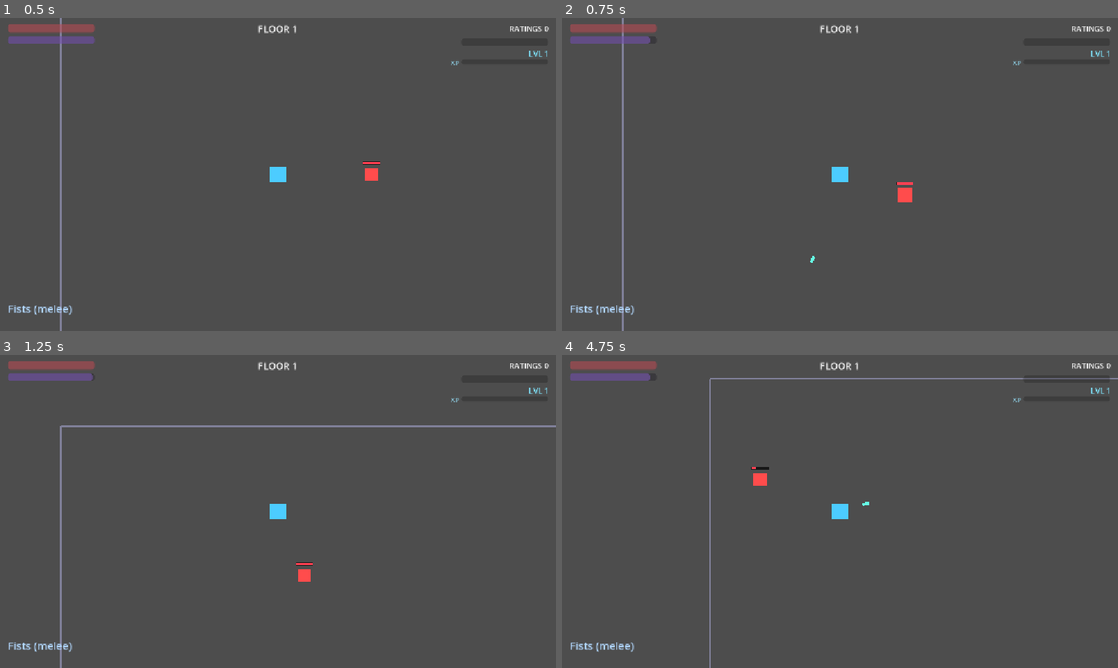
Above: before the commit, frames 1-4 (two rows, left to right).
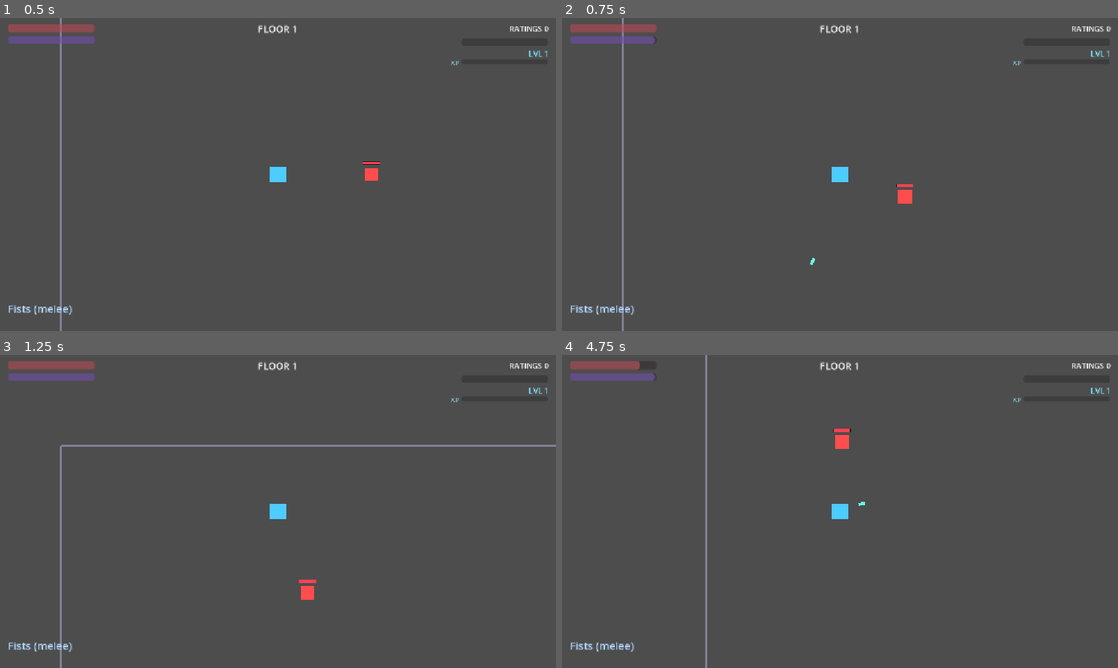
Above: after the commit, the same moments.

Repository: nderman/dungeon-grinder-cal
Game: Godot game, scene res://Main.tscn
Two runs of this game, one before a commit and one after it. Both use one fixed random seed, a clock stepped at 60 frames per second and the inputs below. This scene is started directly instead of the project's main scene.
Inputs (mouse positions are in pixels of both pictures, inside the frame that each line leads up to):
- Up to frame 1 (0.5 s): no input
- Up to frame 2 (0.75 s): tap Enter (ui_accept) at 0.5 s; move the mouse to (812, 237) at 0.52 s; hold W (move_up) from 0.53 s (still down); hold Q (nano) from 0.53 s (still down)
- Up to frame 3 (1.25 s): keep holding W (move_up); keep holding Q (nano); tap Enter (ui_accept) at 0.77 s
- Up to frame 4 (4.75 s): move the mouse to (1006, 558) at 1.27 s; release Q (nano) at 1.28 s; tap Down (aim_down) at 1.35 s; tap Enter (ui_accept) at 1.52, 3.02, 3.77, 4.52 s; tap Q (nano) at 1.55, 3.05, 4.55 s; move the mouse to (673, 464) at 2.02 s; release W (move_up) at 2.03 s; hold Q (nano) 2.03-2.78 s; hold A (move_left) 2.03-3.53 s; tap Left (aim_left) at 2.1 s; move the mouse to (867, 511) at 2.77 s; tap Right (aim_right) at 2.85 s; move the mouse to (756, 433) at 3.52 s; hold S (move_down) 3.53-4.28 s; hold Q (nano) 3.53-4.28 s; tap Up (aim_up) at 3.6 s; move the mouse to (962, 495) at 4.27 s; hold D (move_right) from 4.28 s (still down); tap Space (dash) at 4.35 s

Frame 1 is identical in both runs. In frame 2, 0.1% of the frame differs, in the area x 15-64%, y 5-79%; in frame 3, 1.5%, in the area x 10-100%, y 5-79%; in frame 4, 1.3%.

Commit message:
DCC stat rescale: base 4, points matter, climb to 100+
Stats now use DCC magnitudes — base 4 (4=average human) instead of base 10, with
race/class bonuses scaled down (Brawler +5/+2 → +3/+1 → STR 7, CON 5). Small numbers
mean each level-up attribute point is a meaningful jump (~+25% at low values), and stats
can climb to 100+ on deep floors (balanced by floor-depth enemy scaling).

Every per-stat coefficient was re-derived to HOLD the current start-of-run outputs, so
early game plays exactly like the balance we just tuned:
- HP = CON×10 (~50), mana = INT×12 (~48), DR = CON×3.6% (18%), speed 300+DEX×12.5 (350)
- melee ×(1+STR·0.107) keeps the old ×1.75; ranged ×(1+INT·0.125) keeps ×1.5
- spread −DEX·1.1, dash i-frames +DEX·0.025, CHA ratings ×(1+CHA·0.05), mana regen +5%/INT
Enemy HP/damage left unscaled, so lethality is unchanged at the start.

Validated: Human Brawler start outputs match the old scale (HP 50 / DR 18% / ×1.5 ranged).

Co-Authored-By: Claude Opus 4.7 (1M context) <noreply@anthropic.com>

Diff:
--- a/game-client/components/ManaComponent.gd
+++ b/game-client/components/ManaComponent.gd
@@ -11,18 +11,18 @@
 var current_regen_rate: float = 5.0
 
 func initialize_mana(int_stat: int) -> void:
-	max_mana = int_stat * 5.0
+	max_mana = int_stat * 12.0   # DCC scale: INT ~4 → ~48 (held from the old INT×5 at INT 10)
 	current_mana = max_mana
-	current_regen_rate = base_regen_rate * (1.0 + (int_stat * 0.02))
+	current_regen_rate = base_regen_rate * (1.0 + (int_stat * 0.05))
 	SignalBus.mana_updated.emit(current_mana, max_mana)
 
 # Grow the pool from an INT change without a free refill (mirrors HealthComponent.set_max_hearts).
 func set_max_mana(int_stat: int) -> void:
-	var new_max := int_stat * 5.0
+	var new_max := int_stat * 12.0
 	var delta := new_max - max_mana
 	max_mana = new_max
 	current_mana = clampf(current_mana + maxf(0.0, delta), 0.0, max_mana)
-	current_regen_rate = base_regen_rate * (1.0 + (int_stat * 0.02))
+	current_regen_rate = base_regen_rate * (1.0 + (int_stat * 0.05))
 	SignalBus.mana_updated.emit(current_mana, max_mana)
 
 func _physics_process(delta: float) -> void:
--- a/game-client/components/ProtectionComponent.gd
+++ b/game-client/components/ProtectionComponent.gd
@@ -1,11 +1,11 @@
 # ProtectionComponent.gd
 # Probabilistic Damage Resistance (DR). On a successful roll, ONE heart is ignored
 # (the satisfying "Clink!"). Sits between the Hitbox and the HealthComponent.
-#   Total DR% = (CON * 1.5) + flat gear DR, capped at 75%.
+#   Total DR% = (CON * 3.6) + flat gear DR, capped at 75%.  (DCC scale: CON ~5 → 18%, as before.)
 extends Node2D
 class_name ProtectionComponent
 
-const DR_PER_CON := 1.5
+const DR_PER_CON := 3.6   # CON 5 → 18% (held from the old CON 12 × 1.5); caps at 75% (~CON 21+)
 const DR_CAP := 75.0
 
 var base_dr: float = 0.0   # set by Player from CON: CON * DR_PER_CON
--- a/game-client/data/ClassData.gd
+++ b/game-client/data/ClassData.gd
@@ -5,27 +5,27 @@
 
 const CLASSES := {
 	"Technomancer": {
-		"bonuses": {"INT": 5, "DEX": 2},
+		"bonuses": {"INT": 3, "DEX": 1},
 		"active": "Fireball", "passive": "Efficient Code (-15% mana costs)",
 	},
 	"BioPaladin": {
-		"bonuses": {"CON": 5, "CHA": 2},
+		"bonuses": {"CON": 3, "CHA": 1},
 		"active": "Holy Shield", "passive": "Martyr's Hype (gain Ratings when hit)",
 	},
 	"Brawler": {
-		"bonuses": {"STR": 5, "CON": 2},
+		"bonuses": {"STR": 3, "CON": 1},
 		"active": "Ground Slam", "passive": "Iron Fist (+20% melee damage)",
 	},
 	"GlitchWitch": {
-		"bonuses": {"DEX": 4, "INT": 3},
+		"bonuses": {"DEX": 2, "INT": 2},
 		"active": "Blink", "passive": "Data Corruption (skills slow enemies)",
 	},
 	"GravityGlitcher": {
-		"bonuses": {"INT": 4, "DEX": 3},
+		"bonuses": {"INT": 2, "DEX": 2},
 		"active": "Null-G Singularity", "passive": "Low-G Training (+dash distance)",
 	},
 	"Scavenger": {
-		"bonuses": {"CHA": 5, "DEX": 2},
+		"bonuses": {"CHA": 3, "DEX": 1},
 		"active": "Loot Sense", "passive": "Extreme Coupons (-20% shop prices)",
 	},
 }
--- a/game-client/data/RaceData.gd
+++ b/game-client/data/RaceData.gd
@@ -9,19 +9,19 @@
 		"passive": "Viewer's Choice: stronger build-aware loot tailoring (2.0x vs 1.5x).",
 	},
 	"Ogre": {
-		"bonuses": {"CON": 5},
+		"bonuses": {"CON": 3},
 		"passive": "Ponderous Might: 100% melee knockback; move speed -20%.",
 	},
 	"Cat": {
-		"bonuses": {"DEX": 5, "CHA": 2},
+		"bonuses": {"DEX": 3, "CHA": 1},
 		"passive": "Audience Darling: faster Hype gen; chance to Hiss-stun adjacent mobs.",
 	},
 	"Trollkin": {
-		"bonuses": {"STR": 5},
+		"bonuses": {"STR": 3},
 		"passive": "Biological Patch: regen 1 heart after 10s without taking damage.",
 	},
 	"AeroWraith": {
-		"bonuses": {"DEX": 5},
+		"bonuses": {"DEX": 3},
 		"passive": "Phasing Flight: ignore floor hazards; dash briefly through walls.",
 	},
 }
--- a/game-client/entities/player/Player.gd
+++ b/game-client/entities/player/Player.gd
@@ -28,11 +28,13 @@
 const BOLT_SCENE := preload("res://entities/projectiles/GlitchBolt.tscn")
 var _can_fire: bool = true
 var _can_melee: bool = true
-const MELEE_DMG_PER_STR := 0.05     # +5% melee damage per STR (in line with ranged's per-INT)
-const MELEE_KNOCK_PER_STR := 4.0    # +4px knockback per STR
-const RANGED_DMG_PER_INT := 0.05    # +5% ranged damage per INT
-const SPREAD_PER_DEX := 0.9         # DEX tightens the weapon's base spread
-const DASH_IFRAME_PER_DEX := 0.01   # +0.1s i-frames at DEX 10
+# Coefficients are on the DCC stat scale (start ~4-7): chosen so a starting build's outputs match
+# the old base-10 balance, but each point now matters ~2.5× more and stats climb to 100+.
+const MELEE_DMG_PER_STR := 0.107    # STR 7 → ×1.75 melee (held from the old STR 15 ×1.75)
+const MELEE_KNOCK_PER_STR := 8.0    # +8px knockback per STR (was 4 at the old scale)
+const RANGED_DMG_PER_INT := 0.125   # INT 4 → ×1.5 ranged (held from old INT 10 ×1.5)
+const SPREAD_PER_DEX := 1.1         # DEX tightens the weapon's base spread (DEX ~8 ≈ old DEX 10)
+const DASH_IFRAME_PER_DEX := 0.025  # +0.1s i-frames at DEX 4
 const MELEE_SWEEP_TIME := 0.18      # melee hit-sample window (matches the MeleeSwing VFX)
 var _melee_fx: MeleeSwing            # reused sweep VFX, created on spawn
 var _inventory_panel: InventoryPanel  # toggled with the inventory key
@@ -73,16 +75,16 @@
 func _derive_vitals(full: bool) -> void:
 	var con := int(current_stats["CON"])
 	var intel := int(current_stats["INT"])
-	# HP pool = CON × 4 (≈ the old "1 heart / 5 CON" × 20 HP-per-heart). A continuous pool lets
-	# damage/heals/regen be granular and shows as a smooth bar.
+	# HP pool = CON × 10 on the DCC stat scale (CON ~5 at start → ~50 HP, same as before; grows a
+	# lot as CON climbs). Mana = INT × 12 (INT ~4 → ~48). A continuous pool keeps heals/regen granular.
 	if full:
-		health_comp.initialize_health(con * 4)
-		mana_comp.initialize_mana(intel)                   # 5 mana / INT
+		health_comp.initialize_health(con * 10)
+		mana_comp.initialize_mana(intel)
 	else:
-		health_comp.set_max_hearts(con * 4)
+		health_comp.set_max_hearts(con * 10)
 		mana_comp.set_max_mana(intel)
 	protection_comp.base_dr = con * ProtectionComponent.DR_PER_CON
-	base_speed = 300.0 + (current_stats["DEX"] * 5.0)
+	base_speed = 300.0 + (current_stats["DEX"] * 12.5)
 
 func _physics_process(delta: float) -> void:
 	if _is_dashing:
@@ -151,9 +153,9 @@
 		return
 	var spell: Dictionary = NanoMagicLibrary.SPELLS[spell_id]
 	var int_stat: int = int(current_stats["INT"])
-	var scaled_cost: float = spell["mana_cost"] * (1.0 - (int_stat * 0.01))
+	var scaled_cost: float = spell["mana_cost"] * (1.0 - (int_stat * 0.025))
 	if mana_comp.consume_mana(scaled_cost):
-		var scaled_damage: float = spell["damage"] * (1.0 + (int_stat * 0.05))
+		var scaled_damage: float = spell["damage"] * (1.0 + (int_stat * 0.125))
 		SignalBus.spell_cast.emit(spell["name"], global_position)
 		_cast_effect(spell["effect_type"], scaled_damage)
 
--- a/game-client/scripts/autoloads/GameManager.gd
+++ b/game-client/scripts/autoloads/GameManager.gd
@@ -33,7 +33,7 @@
 const KILLS_PER_BOX := 6           # every Nth kill drops a Crowd Pleaser box (grind reward)
 
 # CHA → Ratings generation: the audience-appeal stat multiplies every Ratings payout.
-const CHA_RATINGS_PER := 0.02      # +2% Ratings per CHA point (CHA 10 → +20%)
+const CHA_RATINGS_PER := 0.05      # +5% Ratings per CHA point (DCC scale: CHA 4 → +20%, as before)
 
 func _cha_mult() -> float:
 	return 1.0 + (int(current_run_stats.get("CHA", 0)) + int(_item_bonuses.get("CHA", 0))) * CHA_RATINGS_PER
--- a/game-client/scripts/autoloads/MetaManager.gd
+++ b/game-client/scripts/autoloads/MetaManager.gd
@@ -7,7 +7,7 @@
 const SAVE_PATH := "user://meta_progression.cfg"
 
 # Baseline stats every contestant starts from before race/class bonuses.
-const BASE_STATS := {"STR": 10, "DEX": 10, "INT": 10, "CON": 10, "CHA": 10}
+const BASE_STATS := {"STR": 4, "DEX": 4, "INT": 4, "CON": 4, "CHA": 4}   # DCC: 4 = average human, climbs to 100+ deep
 
 # --- PERSISTENT (cross-run) ---
 var syndication_points: int = 0
--- a/game-client/ui/LevelUpPanel.gd
+++ b/game-client/ui/LevelUpPanel.gd
@@ -71,4 +71,4 @@
 		_plus_buttons[s].disabled = sp <= 0
 	var con: int = int(stats.get("CON", 0))
 	var intel: int = int(stats.get("INT", 0))
-	_preview.text = "→ Hearts %d    Mana %d" % [int(floor(con / 5.0)), intel * 5]
+	_preview.text = "→ HP %d    Mana %d" % [con * 10, intel * 12]
Not shown, changed: docs/GDD.md
